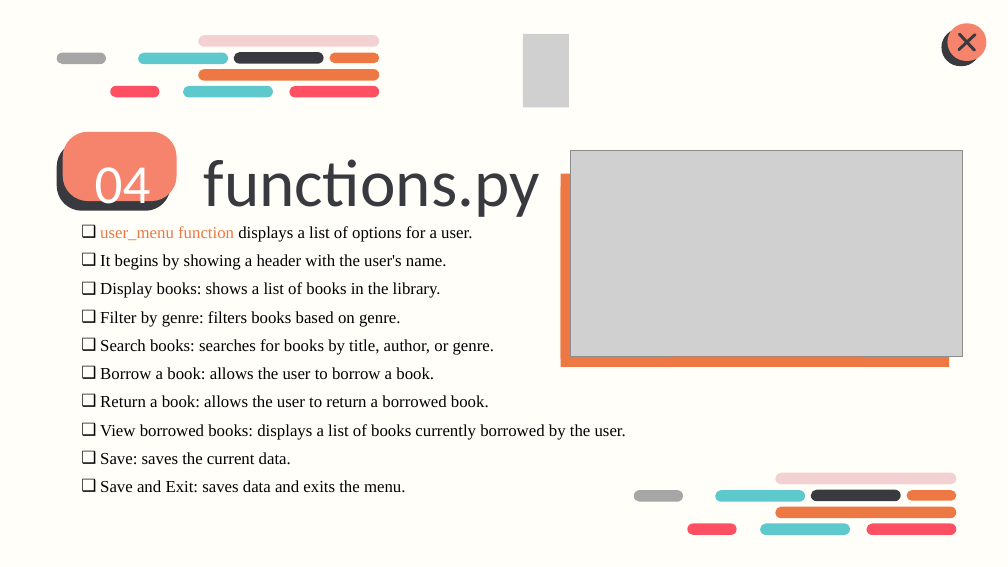
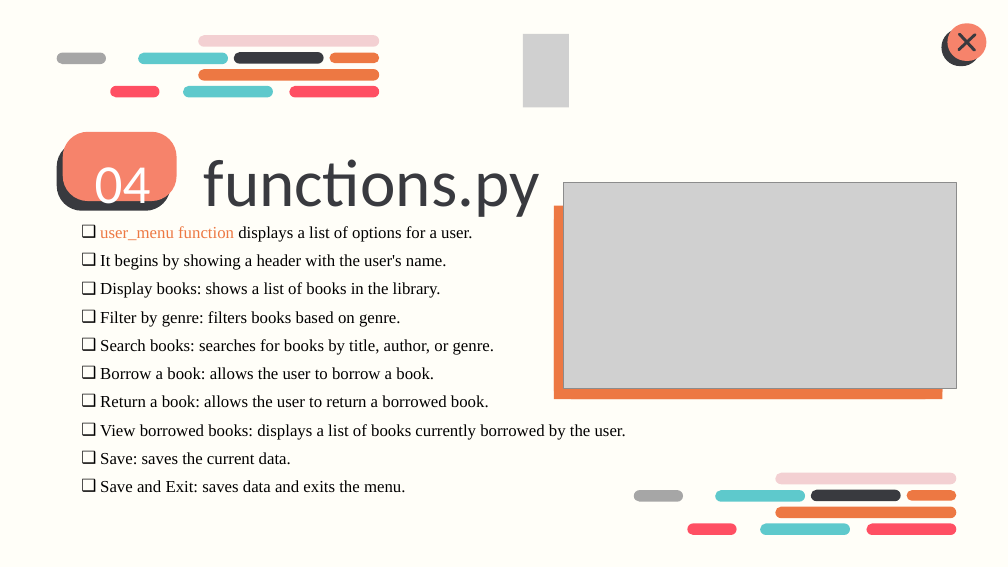
Before and after one commit to Mohamed-Salem-Ali/Library-Management-System, a slide deck: slide 22 of Library Console Management System.pptx. Drawn at 1008x567 pixels with LibreOffice and Linux fonts; fonts in the diff are those of the drawing; grey boxes stand for pictures. Boxes give left, top, right and bottom in pixels: in the first picture for what was removed or moved away, otherwise in the second. Text is boxed around its words. In the diff, an @@ line names an element or a change of style, - is before the commit and + after.

```diff
--- a/Library Console Management System.pptx
+++ b/Library Console Management System.pptx
@@ rectangle: place and size @@
-rectangle at [560,173,949,367]
+rectangle at [554,206,942,399]
@@ picture: place and size @@
-picture at [571,150,963,356]
+picture at [563,182,956,388]
@@ freeform shape: place and size @@
-freeform shape at [560,179,949,367]
+freeform shape at [554,211,942,399]
```
Also in this commit, not shown: 2 other files.
